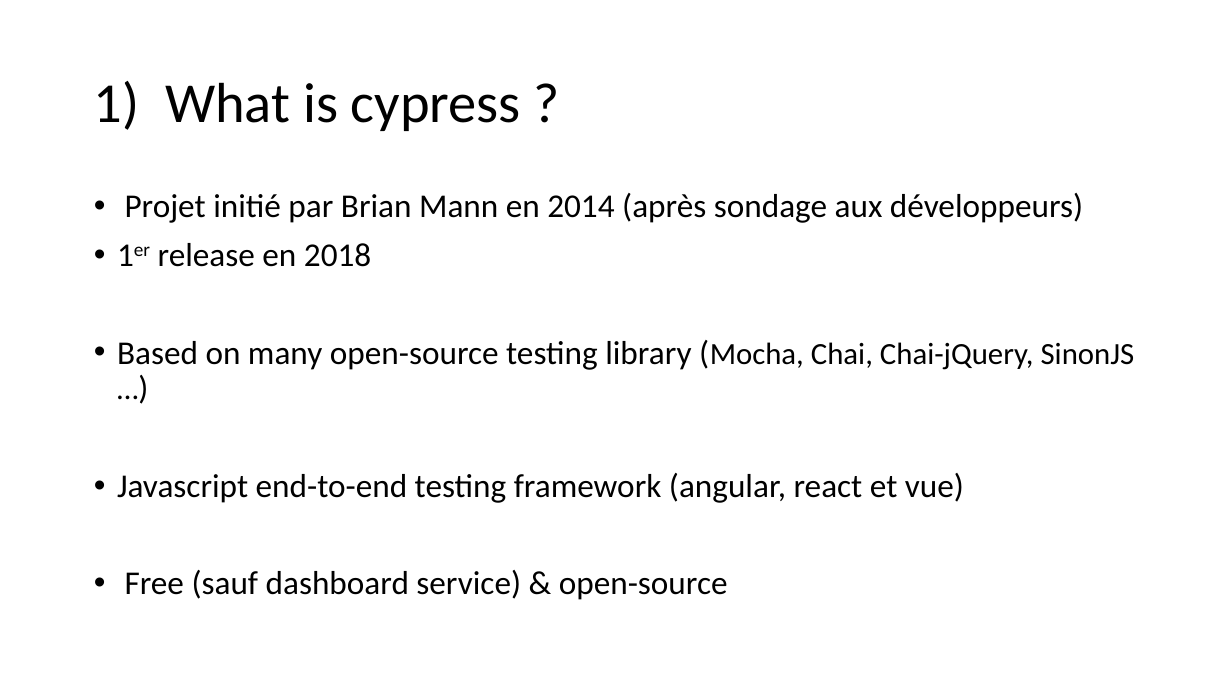
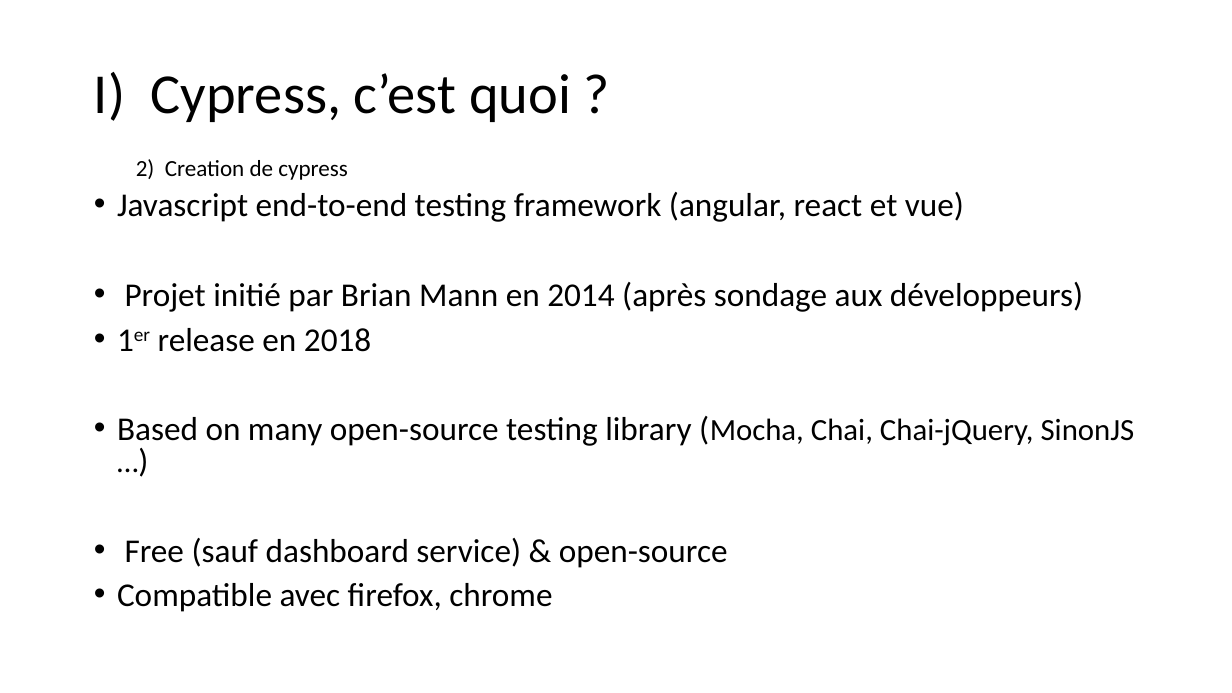
Before and after one commit to seblast312/cypress_youtube, a slide deck: slide 3 of Cypress.pptx (slide 2 before the commit). Drawn at 1232x693 pixels with LibreOffice and Linux fonts; fonts in the diff are those of the drawing. Boxes give left, top, right and bottom in pixels: in the first picture for what was removed or moved away, otherwise in the second. Text is boxed around its words. In the diff, an @@ line names an element or a change of style, - is before the commit and + after.

```diff
--- a/Cypress.pptx
+++ b/Cypress.pptx
@@ title at [94, 72, 571, 122]: text changed @@
-1) What is cypress ?
+I) Cypress, c’est quoi ?
@@ text added at [136, 159, 348, 180], 18 pt, text #000000 @@
+2) Creation de cypress
@@ text at [117, 192, 964, 222]: paragraph added @@
+• Javascript end-to-end testing framework (angular, react et vue)
@@ text at [117, 282, 1135, 568]: line spacing 0.9 to 0.8 @@
@@ text at [117, 473, 964, 503]: paragraph removed @@
-• Javascript end-to-end testing framework (angular, react et vue)
@@ text at [117, 583, 552, 612]: paragraph added @@
+• Compatible avec firefox, chrome
```
Also in this commit, not shown: 5 other slides changed, 3 slides added, 1 other file.
